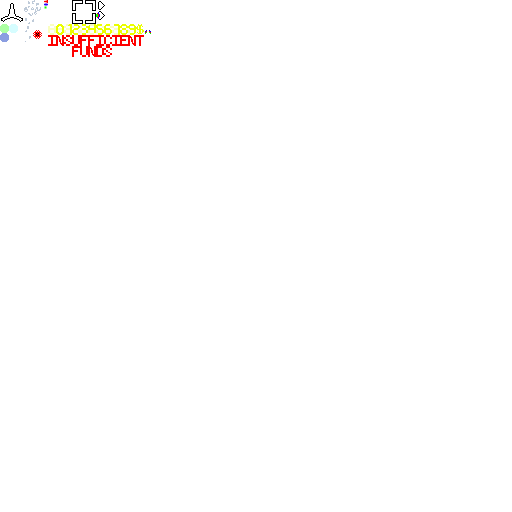
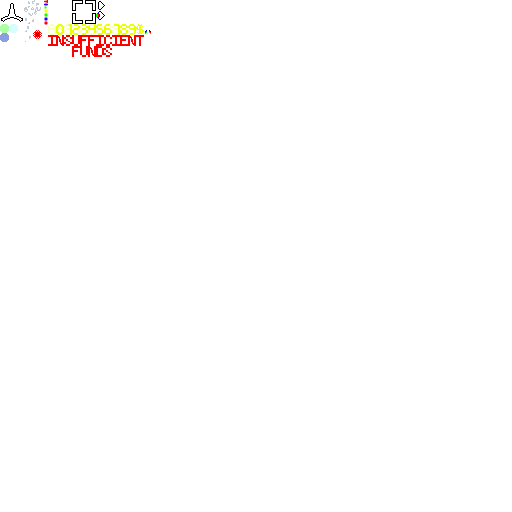
Comparing the layer stacks of the two 512×512 images. Changes:
painted on "Background" over [44,9,48,25]
